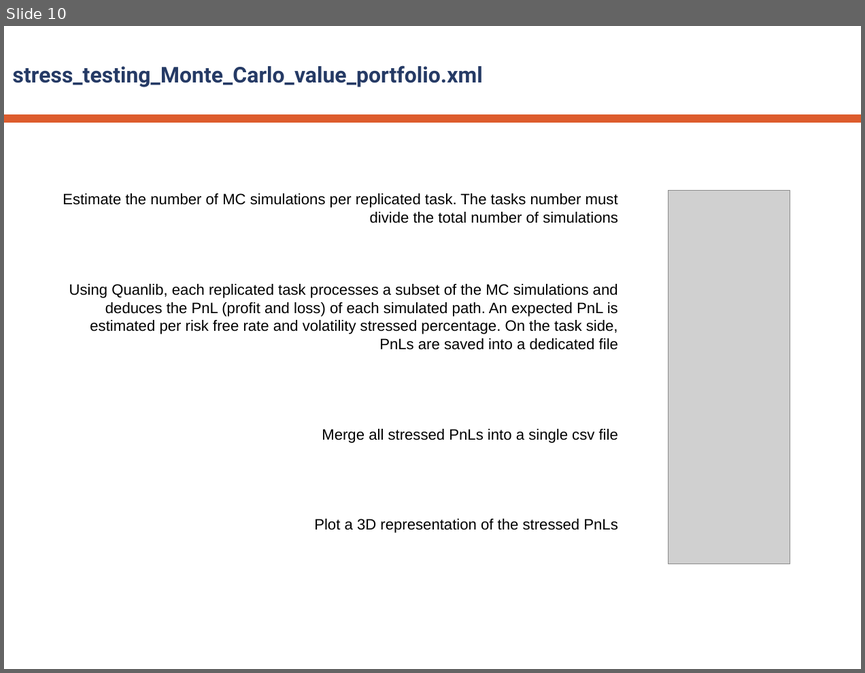
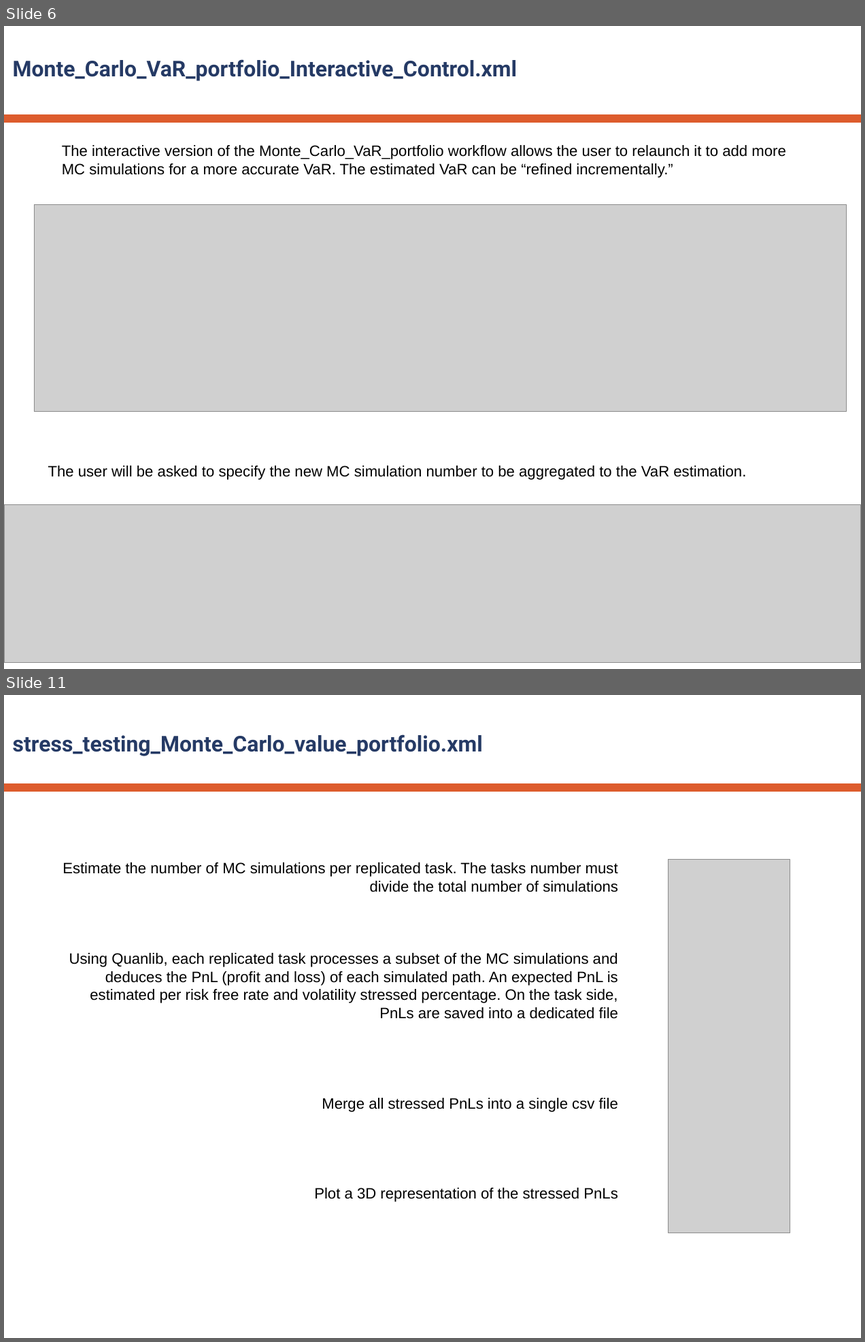
Before and after one commit to ow2-proactive/proactive-examples, a slide deck: Finance/resources/doc/dev/risk-valuation-proactive.pptx. Shown one above the other, each under a label of ours: slide 10 before the commit, slides 6 and 11 after it; the slides between them are not shown. The pictures are 865x673 and 865x1342 pixels, drawn with LibreOffice and Linux fonts; fonts in the diff are those of the drawing; grey boxes stand for pictures; background and template pictures are left out. Boxes give left, top, right and bottom in pixels: in the first picture for what was removed or moved away, otherwise in the second. Text is boxed around its words. In the diff, an @@ line names an element or a change of style, - is before the commit and + after.

Commit message:
Remove imbricated replicated tasks from incremental VaR wkw + add stress testing interactive wkw + update doc (#1228)

```diff
--- a/Finance/resources/doc/dev/risk-valuation-proactive.pptx
+++ b/Finance/resources/doc/dev/risk-valuation-proactive.pptx
@@ slide 6 added at box(4, 26, 861, 669), background #FFFFFF; not listed: 1 template element that a slide beside it also shows @@
@@ title added at box(13, 59, 517, 81), 26 pt, text #253A65, bold @@
+Monte_Carlo_VaR_portfolio_Interactive_Control.xml
@@ text added at box(62, 145, 785, 178), 18 pt, text #000000 @@
+The interactive version of the Monte_Carlo_VaR_portfolio workflow allows the user to relaunch it to add more MC simulations for a more accurate VaR. The estimated VaR can be “refined incrementally.”
@@ picture added at box(34, 204, 847, 412) @@
@@ text added at box(48, 465, 746, 480), 18 pt, text #000000 @@
+The user will be asked to specify the new MC simulation number to be aggregated to the VaR estimation.
@@ picture added at box(4, 505, 861, 662) @@
@@ what was slide 10 is now slide 11 @@
```
Also in this commit, not shown: 7 slides changed, 9 other files.
